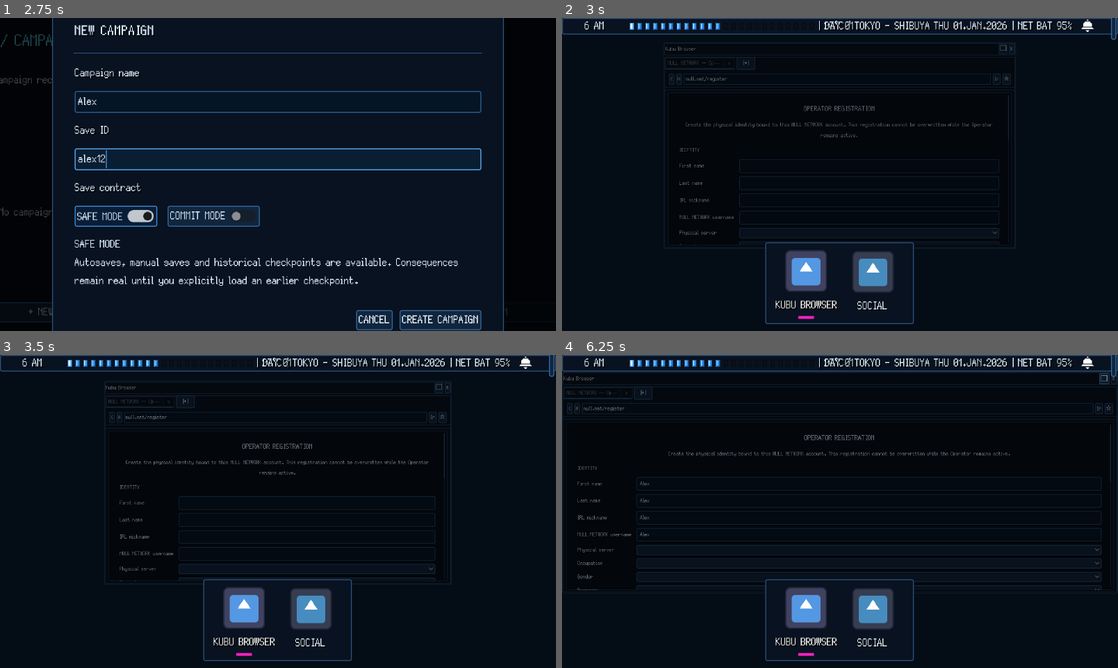
Above: before the commit, frames 1-4 (two rows, left to right).
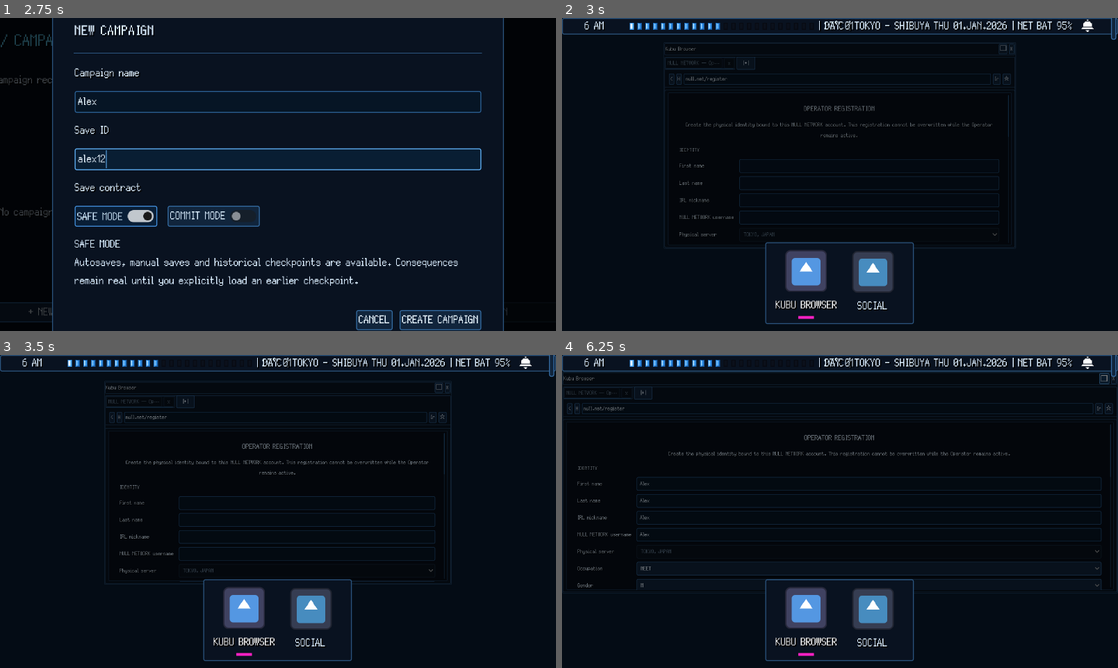
Above: after the commit, the same moments.

Repository: GYU-GAZE/NULL-NETWORK
Game: Godot game, scene res://core/bootstrap/bootstrap.tscn
Same seed, same stepped clock (60 frames per second), same inputs: the game is played once before the commit and once after it. The engine's default icon, where the game draws it, is replaced by a stand-in: a white triangle on a blue panel in a dark square.
Inputs (mouse positions are in pixels of both pictures, inside the frame that each line leads up to):
- Up to frame 1 (2.75 s): click "+ NEW CAMPAIGN" at 0.5 s; click (278, 102) at 1.27 s; type "Alex" at 1.35 s; click (278, 158) at 1.5 s; type "12" at 1.58 s; click "+ NEW CAMPAIGN" at 2 s
- Up to frame 2 (3 s): click "CREATE CAMPAIGN" at 2.75 s
- Up to frame 3 (3.5 s): no input
- Up to frame 4 (6.25 s): click (867, 502) at 3.52 s; type "Alex" at 3.6 s; click (867, 520) at 3.75 s; type "Alex" at 3.83 s; click (867, 536) at 3.98 s; type "Alex" at 4.07 s; click (867, 555) at 4.27 s; type "Alex" at 4.35 s; click "Debug: Passar tempo" at 5 s; click "□" at 5.75 s

Frame 1 is identical in both runs. In frame 2, 0.4% of the frame differs, in the area x 21-81%, y 38-73%; in frame 3, 0.3%; in frame 4, 1.6%, in the area x 2-99%, y 39-76%.
Error before the commit: Parse Error: The member "STARTER_SELECTION_URL" already exists in parent class OperatorCreationPage. (res://apps/browser/sites/null_network/register/operator_s…

Commit message:
refactor(commitment): reuse generic operator registration flow

Diff:
--- a/apps/browser/sites/null_network/register/operator_succession_registration.gd
+++ b/apps/browser/sites/null_network/register/operator_succession_registration.gd
@@ -2,32 +2,6 @@
 class_name OperatorSuccessionRegistrationPage
 
 
-const STARTER_SELECTION_URL: String = "null.net/select-starter"
-
-
-func _ready() -> void:
-	super._ready()
-
-	if not registration_completed.is_connected(
-		_on_registration_completed
-	):
-		registration_completed.connect(_on_registration_completed)
-
-
-func _on_registration_completed(_operator_id: String) -> void:
-	if CampaignState.campaign_phase \
-		!= CampaignState.CampaignPhase.OPERATOR_CREATION \
-		or CampaignState.operator_history.is_empty() \
-		or CampaignState.operator.is_empty() \
-		or not CampaignState.partner.is_empty():
-		return
-
-	call_deferred("_open_starter_selection")
-
-
-func _open_starter_selection() -> void:
-	GlobalSignals.request_browser_navigation.emit(
-		STARTER_SELECTION_URL,
-		"operator_registration",
-		"successor_starter_selection"
-	)
+## Operator Loss reuses the same registration and starter-selection flow as a
+## first-time account. Succession-specific state transitions remain owned by
+## OperatorService; this page intentionally contains no player-facing variant.
